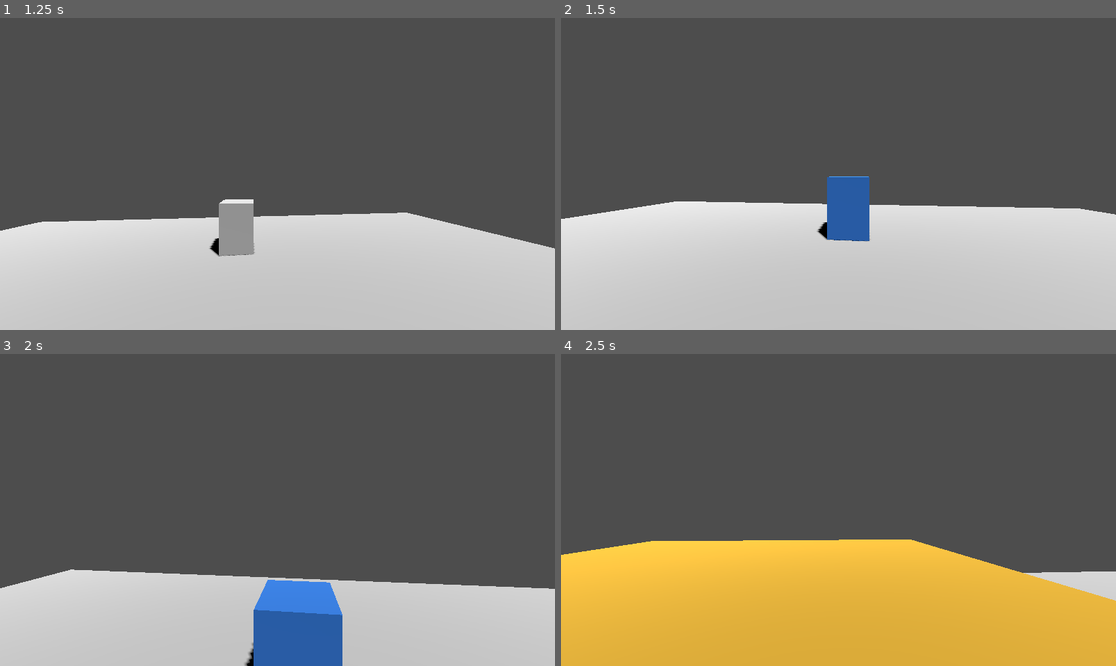
Above: before the commit, frames 1-4 (two rows, left to right).
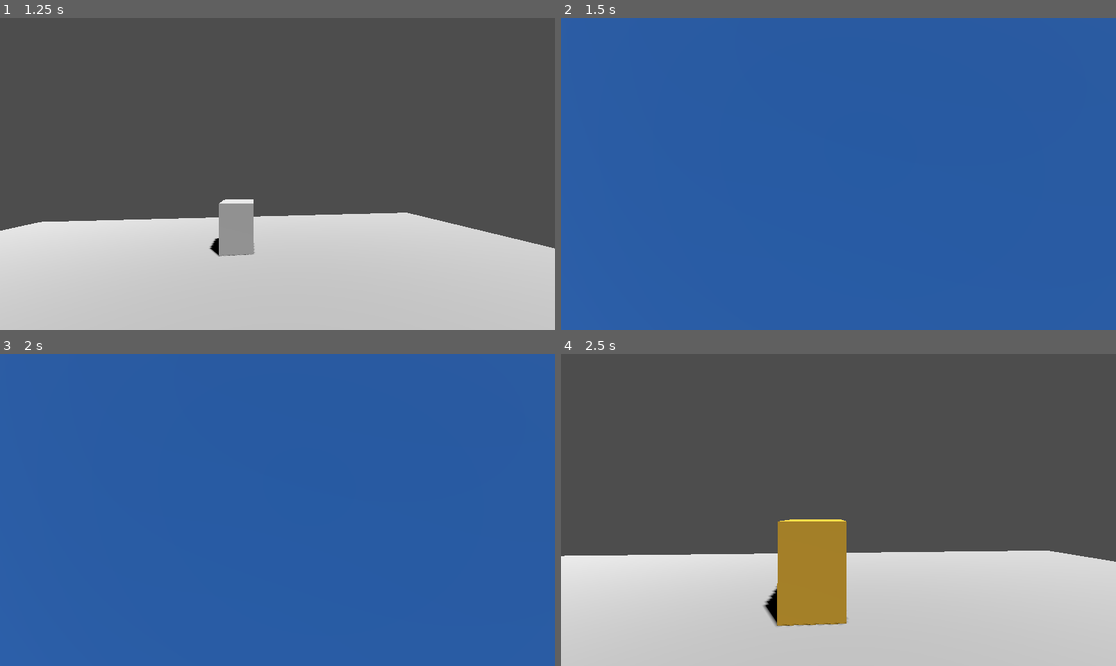
Above: after the commit, the same moments.

Repository: Cyberlane/the-unknown
Game: Godot game, scene res://scenes/test_scene.tscn
Same seed, same stepped clock (60 frames per second), same inputs: the game is played once before the commit and once after it.
Inputs (mouse positions are in pixels of both pictures, inside the frame that each line leads up to):
- Up to frame 1 (1.25 s): tap Enter (ui_accept) at 0.5, 0.77 s; move the mouse to (305, 174) at 0.52 s; hold W (move_forward) from 0.53 s (still down); hold 1 (dimension_1) from 0.53 s (still down)
- Up to frame 2 (1.5 s): keep holding W (move_forward); move the mouse to (810, 174) at 1.27 s; release 1 (dimension_1) at 1.28 s; tap 2 (dimension_2) at 1.35 s
- Up to frame 3 (2 s): keep holding W (move_forward); tap Enter (ui_accept) at 1.52 s
- Up to frame 4 (2.5 s): keep holding W (move_forward); move the mouse to (849, 503) at 2.02 s; hold 3 (dimension_3) from 2.03 s (still down)

Frame 1 is identical in both runs. In frame 2, 98% of the frame differs, in the area x 0-100%, y 0-100%; in frame 3, 97%; in frame 4, 39%.

Commit message:
feat: add dimension-specific collision system
- Extend DimensionObject to support collision shapes per dimension
- Add collision enable/disable logic synchronized with mesh visibility
- Create Viking-only wall in test scene to demonstrate mechanic
- Player must switch out of Viking dimension to pass through wall
- Update documentation with collision system details

This enables level design where geometry exists only in specific
dimensions, creating puzzles where players must dimension-shift
to navigate obstacles.

Co-Authored-By: Claude Sonnet 4.5 <noreply@anthropic.com>

Diff:
--- a/scenes/test_scene.tscn
+++ b/scenes/test_scene.tscn
@@ -23,6 +23,12 @@
 
 [sub_resource type="BoxMesh" id="BoxMesh_cube"]
 size = Vector3(1, 1.5, 1)
+
+[sub_resource type="BoxMesh" id="BoxMesh_wall"]
+size = Vector3(8, 4, 0.5)
+
+[sub_resource type="BoxShape3D" id="BoxShape3D_wall"]
+size = Vector3(8, 4, 0.5)
 
 [node name="TestScene" type="Node3D"]
 
@@ -66,5 +72,20 @@
 mesh = SubResource("BoxMesh_cube")
 surface_material_override/0 = SubResource("StandardMaterial3D_nightmare")
 
+[node name="VikingWall" type="StaticBody3D" parent="." node_paths=PackedStringArray("viking_mesh", "viking_collision")]
+transform = Transform3D(1, 0, 0, 0, 1, 0, 0, 0, 1, 0, 2, 0)
+script = ExtResource("2_dimobj")
+viking_mesh = NodePath("VikingWallMesh")
+viking_collision = NodePath("VikingCollision")
+
+[node name="VikingWallMesh" type="MeshInstance3D" parent="VikingWall"]
+visible = false
+mesh = SubResource("BoxMesh_wall")
+surface_material_override/0 = SubResource("StandardMaterial3D_viking")
+
+[node name="VikingCollision" type="CollisionShape3D" parent="VikingWall"]
+shape = SubResource("BoxShape3D_wall")
+disabled = true
+
 [node name="Player" parent="." instance=ExtResource("1_player")]
 transform = Transform3D(1, 0, 0, 0, 1, 0, 0, 0, 1, 0, 1, 5)
--- a/scripts/dimension_object.gd
+++ b/scripts/dimension_object.gd
@@ -7,6 +7,12 @@
 @export var viking_mesh: Node3D
 @export var aztec_mesh: Node3D
 @export var nightmare_mesh: Node3D
+
+@export_group("Dimension Collisions")
+@export var normal_collision: CollisionShape3D
+@export var viking_collision: CollisionShape3D
+@export var aztec_collision: CollisionShape3D
+@export var nightmare_collision: CollisionShape3D
 
 func _ready():
     # Connect to the global manager
@@ -18,7 +24,14 @@
     _update_visibility(new_dim)
 
 func _update_visibility(active_dim):
+    # Update mesh visibility
     if normal_mesh: normal_mesh.visible = (active_dim == DimensionManager.Dimension.NORMAL)
     if viking_mesh: viking_mesh.visible = (active_dim == DimensionManager.Dimension.VIKING)
     if aztec_mesh: aztec_mesh.visible = (active_dim == DimensionManager.Dimension.AZTEC)
     if nightmare_mesh: nightmare_mesh.visible = (active_dim == DimensionManager.Dimension.NIGHTMARE)
+
+    # Update collision shape enabled state
+    if normal_collision: normal_collision.disabled = (active_dim != DimensionManager.Dimension.NORMAL)
+    if viking_collision: viking_collision.disabled = (active_dim != DimensionManager.Dimension.VIKING)
+    if aztec_collision: aztec_collision.disabled = (active_dim != DimensionManager.Dimension.AZTEC)
+    if nightmare_collision: nightmare_collision.disabled = (active_dim != DimensionManager.Dimension.NIGHTMARE)
Not shown: 1 places in scenes/test_scene.tscn that only renumber resources
Not shown, changed: README.md
Not shown, changed: architecture.md
